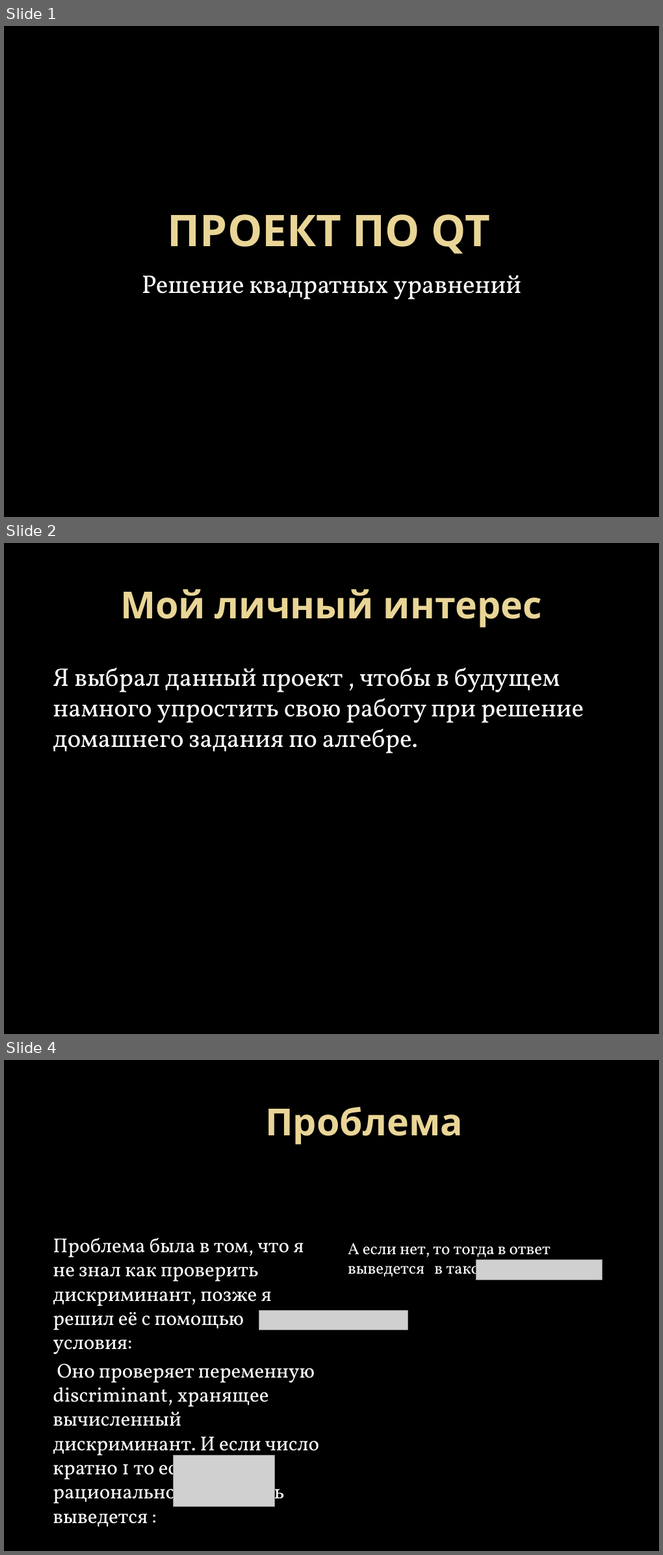
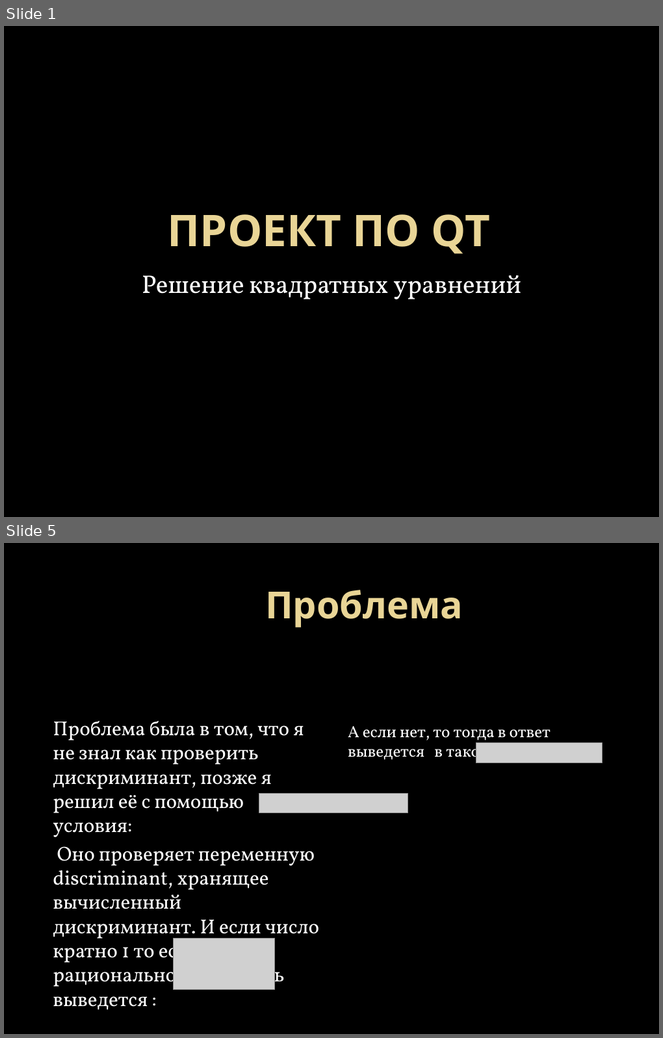
Before and after one commit to Misantrhope/Solutio-aequationem-quadraticam, a slide deck: Текст,презентация/Презентация.pptx. Shown one above the other, each under a label of ours: slides 1, 2 and 4 before the commit, slides 1 and 5 after it; the slides between them are not shown. The pictures are 663x1555 and 663x1038 pixels, drawn with LibreOffice and Linux fonts; fonts in the diff are those of the drawing; grey boxes stand for pictures; background and template pictures are left out. Boxes give left, top, right and bottom in pixels: in the first picture for what was removed or moved away, otherwise in the second. Text is boxed around its words. In the diff, an @@ line names an element or a change of style, - is before the commit and + after.

```diff
--- a/Текст,презентация/Презентация.pptx
+++ b/Текст,презентация/Презентация.pptx
@@ slide 2 removed at (4,543,659,1034), background picture (left out) @@
@@ title removed at (120,589,542,627) @@
-Мой личный интерес
@@ text removed at (53,668,584,754) @@
-Я выбрал данный проект , чтобы в будущем намного упростить свою работу при решение домашнего задания по алгебре.
@@ what was slide 4 is now slide 5 @@
```
Also in this commit, not shown: 4 slides added, 1 other slide removed, 3 other files.
